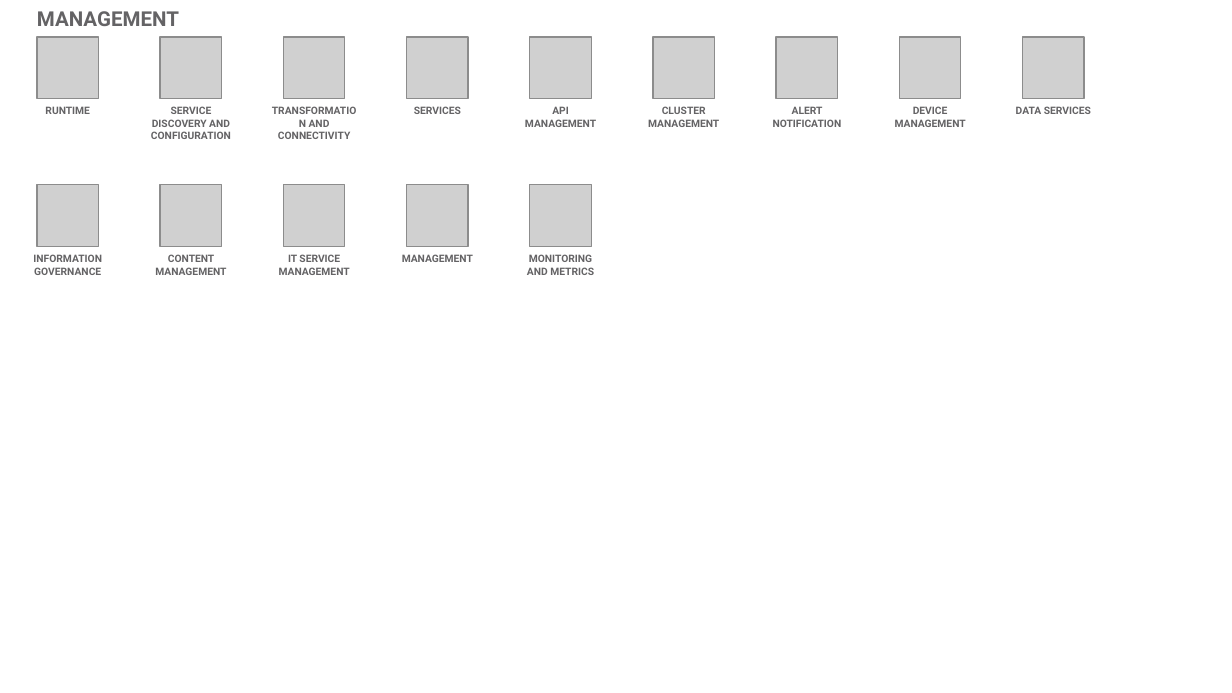
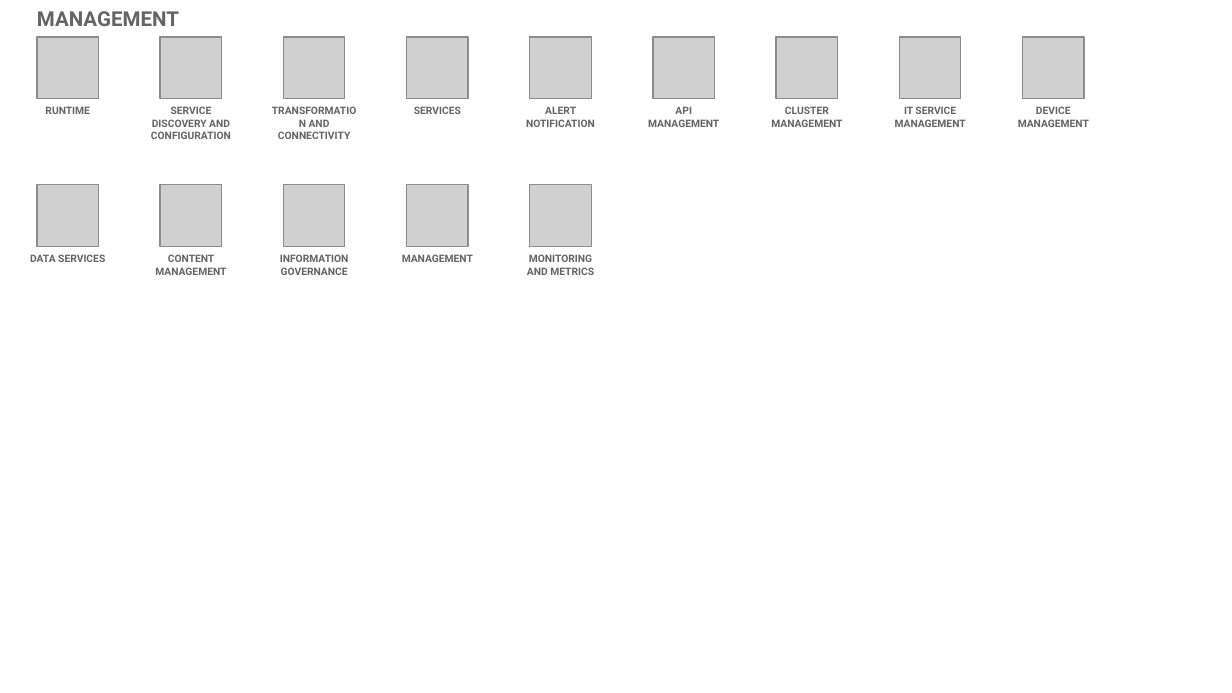
Before and after one commit to l2fprod/myarchitecture, a slide deck: slide 19 of mycatalog-architecture-diagram-template.pptx. Drawn at 1232x693 pixels with LibreOffice and Linux fonts; fonts in the diff are those of the drawing; grey boxes stand for pictures. Boxes give left, top, right and bottom in pixels: in the first picture for what was removed or moved away, otherwise in the second. Text is boxed around its words. In the diff, an @@ line names an element or a change of style, - is before the commit and + after.

```diff
--- a/mycatalog-architecture-diagram-template.pptx
+++ b/mycatalog-architecture-diagram-template.pptx
@@ text at (x1=526, y1=106, x2=595, y2=127): text changed @@
-API MANAGEMENT
+ALERT NOTIFICATION
@@ text at (x1=648, y1=106, x2=719, y2=127): text changed @@
-CLUSTER MANAGEMENT
+API MANAGEMENT
@@ text at (x1=771, y1=106, x2=842, y2=127): text changed @@
-ALERT NOTIFICATION
+CLUSTER MANAGEMENT
@@ text at (x1=895, y1=106, x2=966, y2=127): text changed @@
-DEVICE MANAGEMENT
+IT SERVICE MANAGEMENT
@@ text at (x1=1018, y1=106, x2=1089, y2=127): text changed @@
-DATA SERVICES
+DEVICE MANAGEMENT
@@ text at (x1=30, y1=254, x2=105, y2=262): text changed @@
-INFORMATION GOVERNANCE
+DATA SERVICES
@@ text at (x1=280, y1=254, x2=349, y2=275): text changed @@
-IT SERVICE MANAGEMENT
+INFORMATION GOVERNANCE
```
Also in this commit, not shown: 11 other slides changed, 1 slide added, 1 slide removed.
